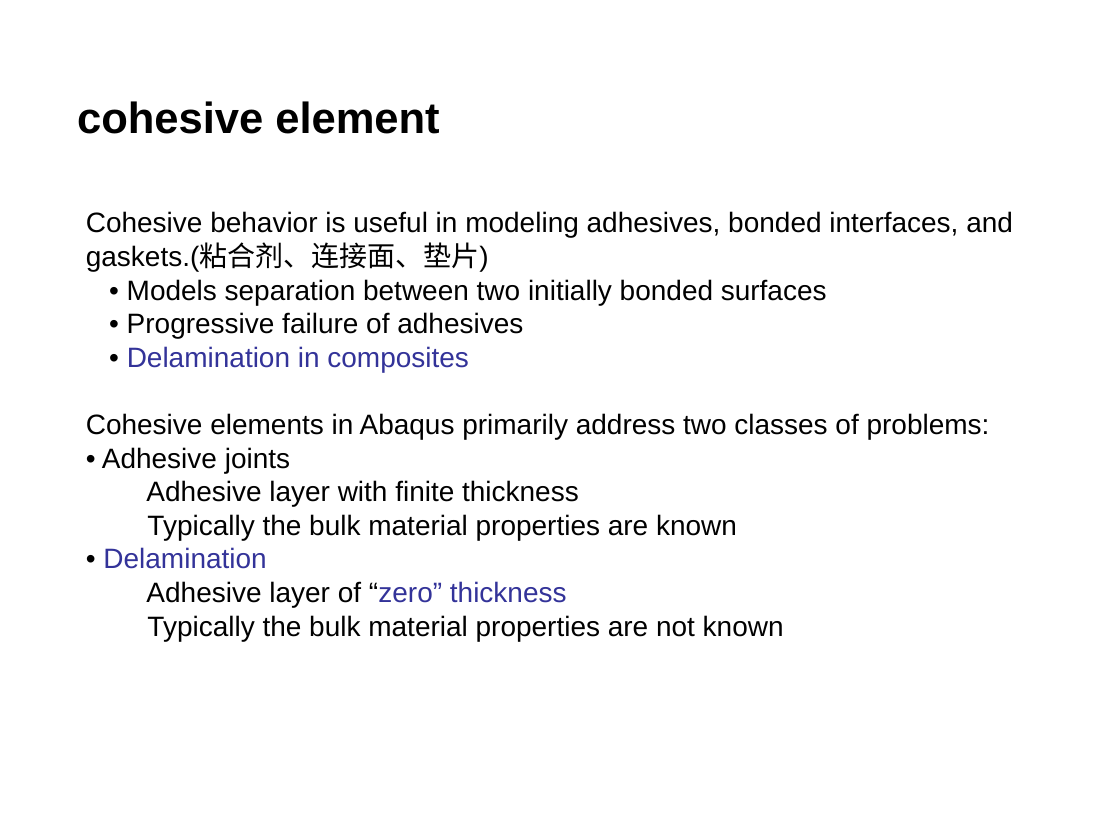
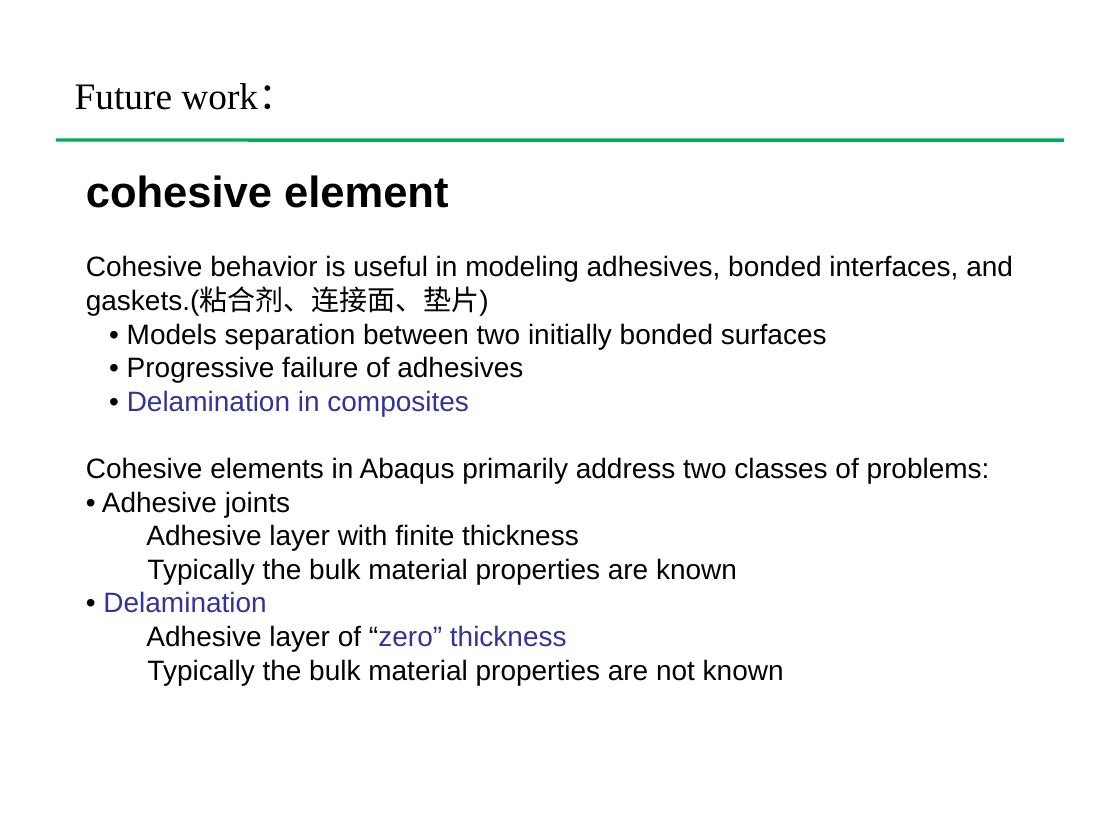
Before and after one commit to Chu2015/UMAThashinlinear4, a slide deck: slide 23 of 组会报告/组会20180110.pptx (slide 21 before the commit). Drawn at 1120x840 pixels with LibreOffice and Linux fonts; fonts in the diff are those of the drawing; background and template pictures are left out. Boxes give left, top, right and bottom in pixels: in the first picture for what was removed or moved away, otherwise in the second. Text is boxed around its words. In the diff, an @@ line names an element or a change of style, - is before the commit and + after.

```diff
--- a/组会报告/组会20180110.pptx
+++ b/组会报告/组会20180110.pptx
@@ text added at box(75, 83, 295, 110), 24 pt, text #000000 @@
+Future work：
@@ line added from (56, 140) to (1064, 140), #00B050 2.25 pt @@
@@ text "cohesive element": place and size @@
-text "cohesive element" at box(77, 101, 439, 134)
+text "cohesive element" at box(86, 175, 448, 208)
@@ text "Cohesive behavior is useful in ...": place and size @@
-text "Cohesive behavior is useful in ..." at box(86, 211, 1013, 641)
+text "Cohesive behavior is useful in ..." at box(86, 255, 1013, 685)
```
Also in this commit, not shown: 4 other slides changed, 2 slides added, 1 other file.
